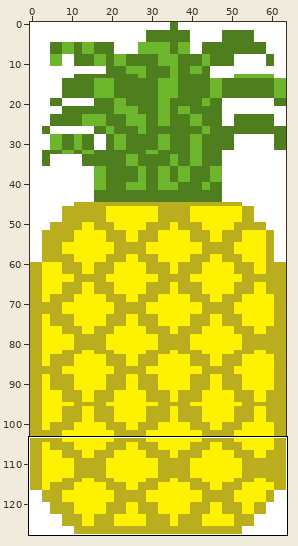
Two versions of one sprite sheet, Images/Pineapple.png. Above, an overview of the earlier version with the close-up marked.
Close-up. First the earlier version:
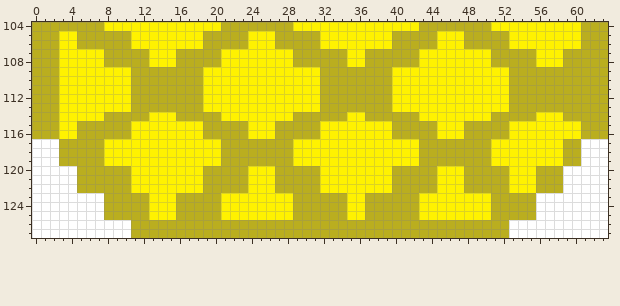
The file is 64x128 pixels. Shown: x 0..63, y 104..127. The commit also changed other parts of the picture, which this record leaves out.
New version:
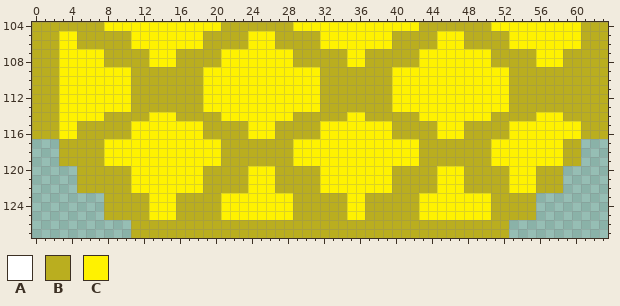
Palette (. is transparent): A #ffffff  B #baae1f  C #fff200
From old to new:
@@ x 0..63 @@
 116 BBBCCBBBBBBCCCCCCCCBBBBBCCCBBBBBCCCCCCCCBBBBBCCCBBBBBCCCCCCCCBBB
-117 AAABBBBBCCCCCCCCCCCCCBBBBBBBBCCCCCCCCCCCCCCBBBBBBBBCCCCCCCCBBAAA
-118 AAABBBBBCCCCCCCCCCCCCBBBBBBBBCCCCCCCCCCCCCCBBBBBBBBCCCCCCCCBBAAA
-119 AAABBBBBCCCCCCCCCCCCCBBBBBBBBCCCCCCCCCCCCCCBBBBBBBBCCCCCCCCBBAAA
-120 AAAAABBBBBBCCCCCCCCBBBBBCCCBBBBBCCCCCCCCBBBBBCCCBBBBBCCCBBBAAAAA
-121 AAAAABBBBBBCCCCCCCCBBBBBCCCBBBBBCCCCCCCCBBBBBCCCBBBBBCCCBBBAAAAA
-122 AAAAABBBBBBCCCCCCCCBBBBBCCCBBBBBCCCCCCCCBBBBBCCCBBBBBCCCBBBAAAAA
-123 AAAAAAAABBBBBCCCBBBBBCCCCCCCCBBBBBBCCBBBBBBCCCCCCCCBBBBBAAAAAAAA
-124 AAAAAAAABBBBBCCCBBBBBCCCCCCCCBBBBBBCCBBBBBBCCCCCCCCBBBBBAAAAAAAA
-125 AAAAAAAABBBBBCCCBBBBBCCCCCCCCBBBBBBCCBBBBBBCCCCCCCCBBBBBAAAAAAAA
-126 AAAAAAAAAAABBBBBBBBBBBBBBBBBBBBBBBBBBBBBBBBBBBBBBBBBBAAAAAAAAAAA
-127 AAAAAAAAAAABBBBBBBBBBBBBBBBBBBBBBBBBBBBBBBBBBBBBBBBBBAAAAAAAAAAA
+117 ...BBBBBCCCCCCCCCCCCCBBBBBBBBCCCCCCCCCCCCCCBBBBBBBBCCCCCCCCBB...
+118 ...BBBBBCCCCCCCCCCCCCBBBBBBBBCCCCCCCCCCCCCCBBBBBBBBCCCCCCCCBB...
+119 ...BBBBBCCCCCCCCCCCCCBBBBBBBBCCCCCCCCCCCCCCBBBBBBBBCCCCCCCCBB...
+120 .....BBBBBBCCCCCCCCBBBBBCCCBBBBBCCCCCCCCBBBBBCCCBBBBBCCCBBB.....
+121 .....BBBBBBCCCCCCCCBBBBBCCCBBBBBCCCCCCCCBBBBBCCCBBBBBCCCBBB.....
+122 .....BBBBBBCCCCCCCCBBBBBCCCBBBBBCCCCCCCCBBBBBCCCBBBBBCCCBBB.....
+123 ........BBBBBCCCBBBBBCCCCCCCCBBBBBBCCBBBBBBCCCCCCCCBBBBB........
+124 ........BBBBBCCCBBBBBCCCCCCCCBBBBBBCCBBBBBBCCCCCCCCBBBBB........
+125 ........BBBBBCCCBBBBBCCCCCCCCBBBBBBCCBBBBBBCCCCCCCCBBBBB........
+126 ...........BBBBBBBBBBBBBBBBBBBBBBBBBBBBBBBBBBBBBBBBBB...........
+127 ...........BBBBBBBBBBBBBBBBBBBBBBBBBBBBBBBBBBBBBBBBBB...........
Boxes around the changes in both close-ups, in picture pixels (x1, y1, x2, y2):
erased: (32, 139, 131, 238)
erased: (509, 139, 608, 238)
